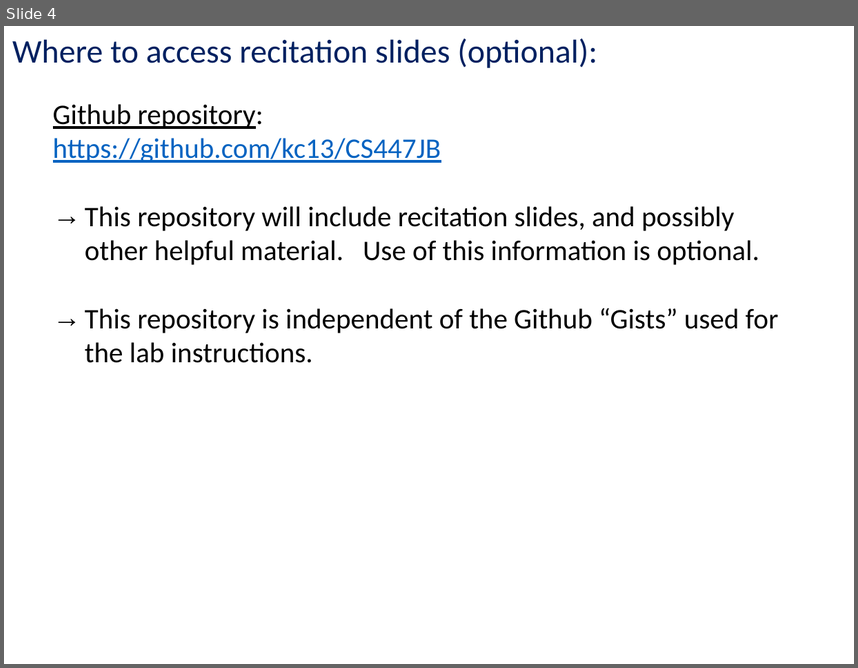
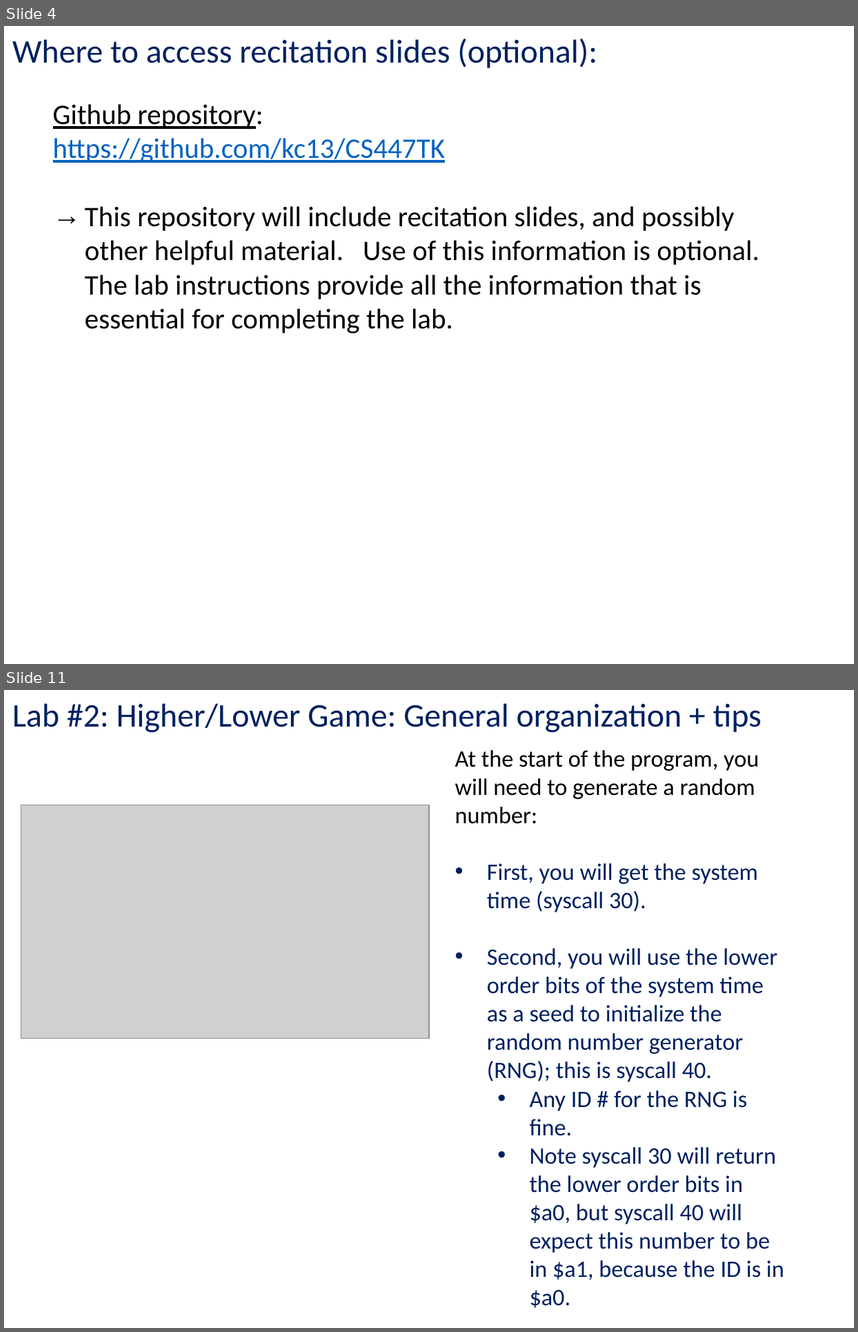
Before and after one commit to kc13/CS447TK, a slide deck: cs447tk_rec1_jan22.pptx. Shown one above the other, each under a label of ours: slide 4 before the commit, slides 4 and 11 after it; the slides between them are not shown. The pictures are 858x668 and 858x1332 pixels, drawn with LibreOffice and Linux fonts; fonts in the diff are those of the drawing; grey boxes stand for pictures. Boxes give left, top, right and bottom in pixels: in the first picture for what was removed or moved away, otherwise in the second. Text is boxed around its words. In the diff, an @@ line names an element or a change of style, - is before the commit and + after.

```diff
--- a/cs447tk_rec1_jan22.pptx
+++ b/cs447tk_rec1_jan22.pptx
@@ slide 11 added at bbox=[4, 690, 854, 1328], background #FFFFFF @@
@@ text added at bbox=[12, 703, 762, 733], 28 pt, text #002060 @@
+Lab #2: Higher/Lower Game: General organization + tips
@@ text added at bbox=[455, 750, 784, 1308], 20 pt, text #002060 @@
+At the start of the program, you will need to generate a random number:
+• First, you will get the system time (syscall 30).
+• Second, you will use the lower order bits of the system time as a seed to initialize the random number generator (RNG); this is syscall 40.
+  • Any ID # for the RNG is fine.
+  • Note syscall 30 will return the lower order bits in $a0, but syscall 40 will expect this number to be in $a1, because the ID is in $a0.
@@ picture added at bbox=[21, 805, 429, 1038] @@
@@ slide 4 changed as well @@
@@ text at bbox=[53, 138, 760, 333]: text changed @@
-https://github.com/kc13/CS447JB
-→ This repository will include recitation slides, and possibly other helpful material. Use of this information is optional.
-→ This repository is independent of the Github “Gists” used for the lab instructions.
+https://github.com/kc13/CS447TK
+→ This repository will include recitation slides, and possibly other helpful material. Use of this information is optional. The lab instructions provide all the information that is essential for completing the lab.
```
Also in this commit, not shown: 3 other slides changed, 12 other slides added, 13 slides removed.
